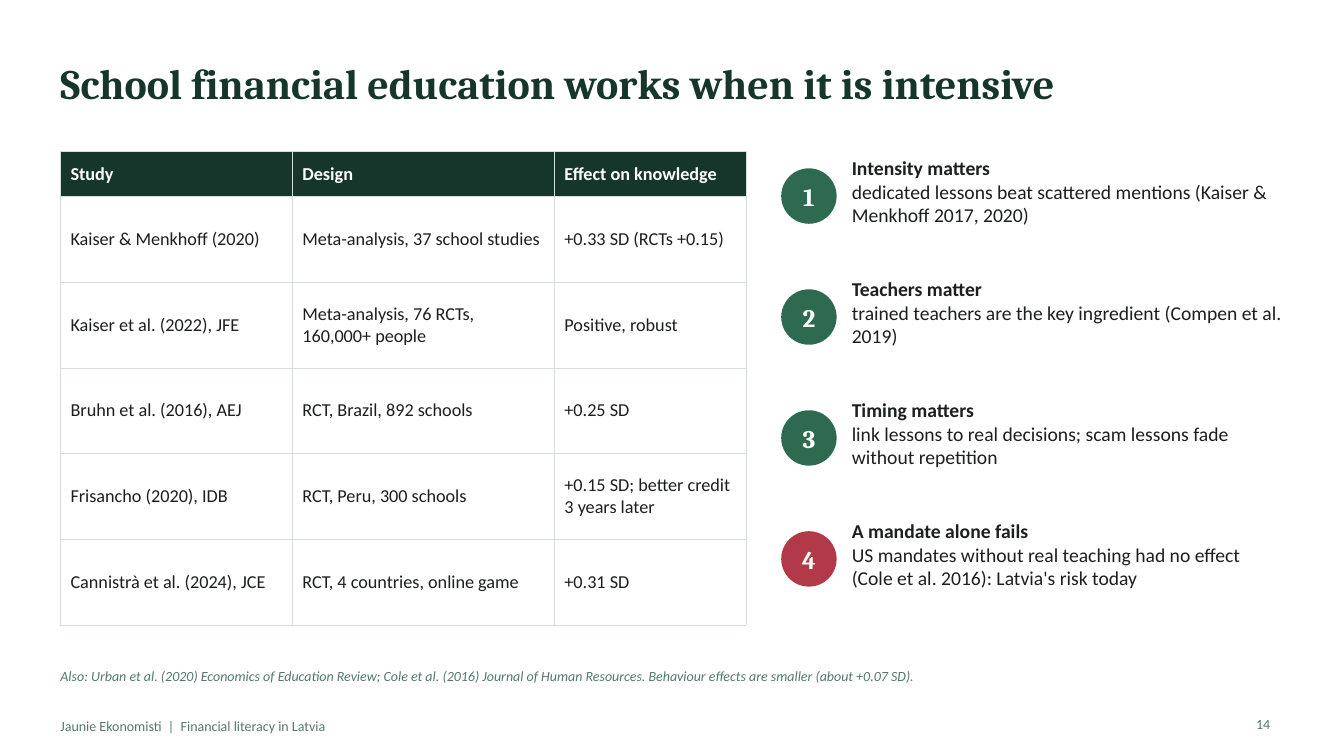
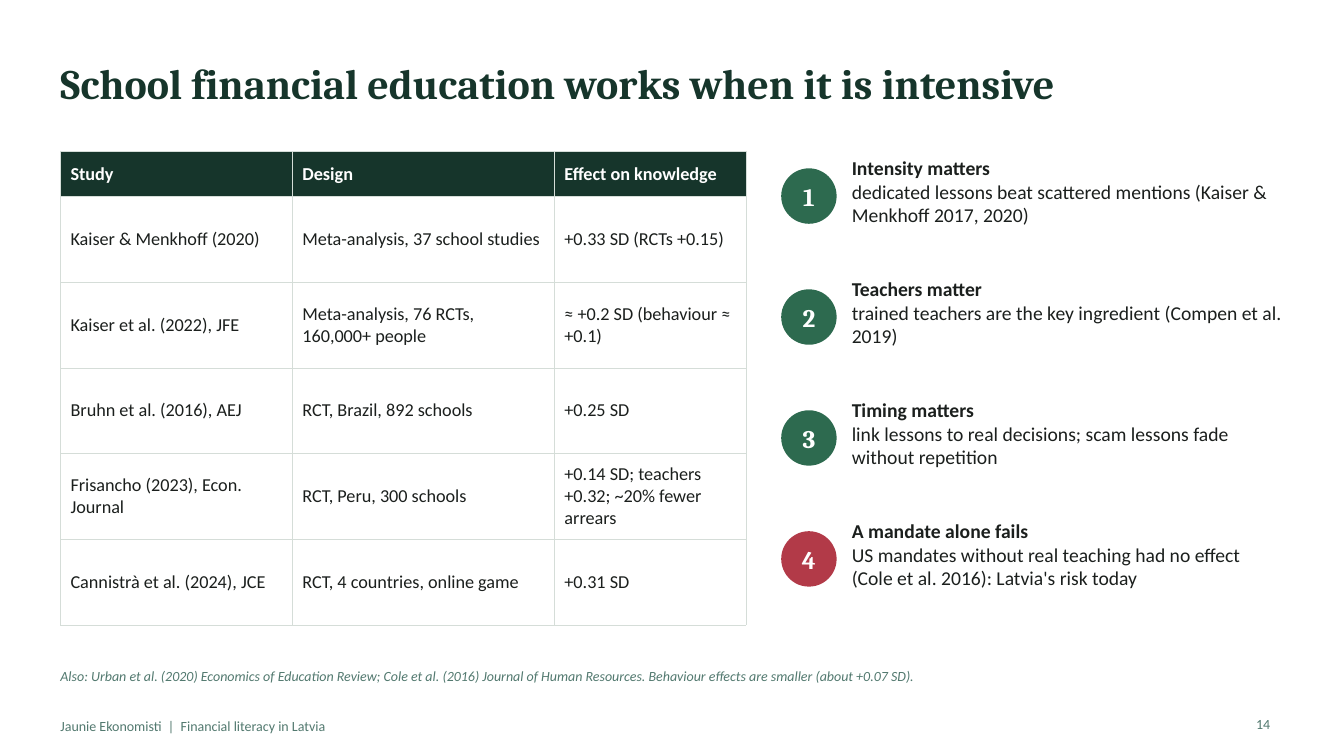
Before and after one commit to ArtisLV890/Elective-Impact-Making-for-the-Competitiveness-and-Data-Driven-Decisions-2026-2027, a slide deck: slide 14 of financial-literacy/presentation/Financial literacy in Latvia - presentation.pptx. Drawn at 1344x756 pixels with LibreOffice and Linux fonts; fonts in the diff are those of the drawing. Boxes give left, top, right and bottom in pixels: in the first picture for what was removed or moved away, otherwise in the second. Text is boxed around its words. In the diff, an @@ line names an element or a change of style, - is before the commit and + after.

```diff
--- a/financial-literacy/presentation/Financial literacy in Latvia - presentation.pptx
+++ b/financial-literacy/presentation/Financial literacy in Latvia - presentation.pptx
@@ table at box(60, 151, 746, 595) @@
-row 3, column 3: Positive, robust
+row 3, column 3: ≈ +0.2 SD (behaviour ≈ +0.1)
-row 5, column 1: Frisancho (2020), IDB
+row 5, column 1: Frisancho (2023), Econ. Journal
-row 5, column 3: +0.15 SD; better credit 3 years later
+row 5, column 3: +0.14 SD; teachers +0.32; ~20% fewer arrears
```
Also in this commit, not shown: 5 other files.
